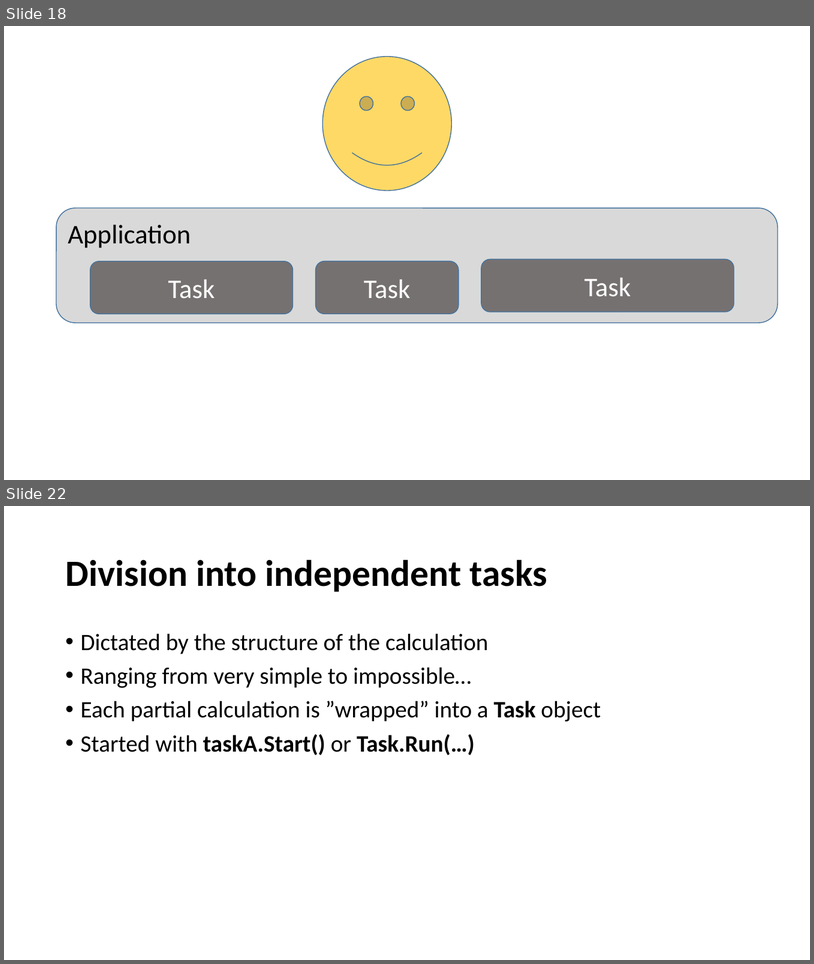
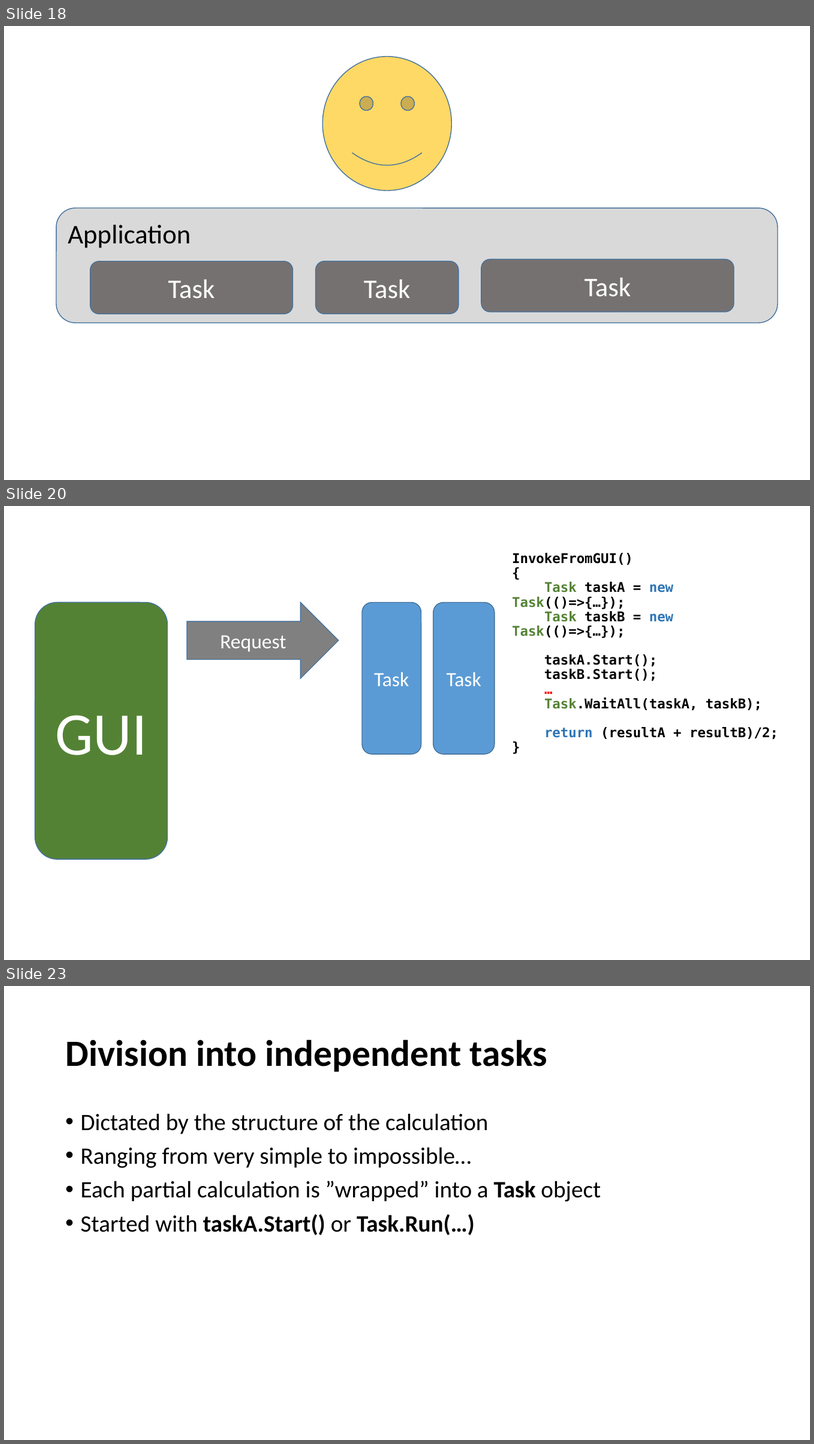
Before and after one commit to perl-easj/Teaching-materials, a slide deck: CSharpProgramming/Presentations/ProgPartIII/Tasks.pptx. Shown one above the other, each under a label of ours: slides 18 and 22 before the commit, slides 18, 20 and 23 after it; the slides between them are not shown. The pictures are 814x964 and 814x1444 pixels, drawn with LibreOffice and Linux fonts; fonts in the diff are those of the drawing. Boxes give left, top, right and bottom in pixels: in the first picture for what was removed or moved away, otherwise in the second. Text is boxed around its words. In the diff, an @@ line names an element or a change of style, - is before the commit and + after.

```diff
--- a/CSharpProgramming/Presentations/ProgPartIII/Tasks.pptx
+++ b/CSharpProgramming/Presentations/ProgPartIII/Tasks.pptx
@@ slide 20 added at (4, 506, 810, 960), background #FFFFFF @@
@@ text added at (512, 553, 779, 739), 16 pt, text #000000, bold @@
+InvokeFromGUI()
+{
+Task taskA = new Task(()=>{…});
+Task taskB = new Task(()=>{…});
+taskA.Start();
+taskB.Start();
+…
+Task.WaitAll(taskA, taskB);
+return (resultA + resultB)/2;
+}
@@ rounded rectangle added at (35, 602, 167, 859), fill #548235, outline #43739E 1 pt, 72 pt, text #FFFFFF @@
+GUI
@@ right arrow added at (188, 602, 339, 678), fill #808080, outline #43739E 1 pt, 24 pt, text #FFFFFF @@
+Request
@@ rounded rectangle added at (362, 602, 422, 754), fill #5B9BD5, outline #43739E 1 pt, 24 pt, text #FFFFFF @@
+Task
@@ rounded rectangle added at (434, 602, 495, 754), fill #5B9BD5, outline #43739E 1 pt, 24 pt, text #FFFFFF @@
+Task
@@ what was slide 22 is now slide 23 @@
```
Also in this commit, not shown: 6 slides changed.
